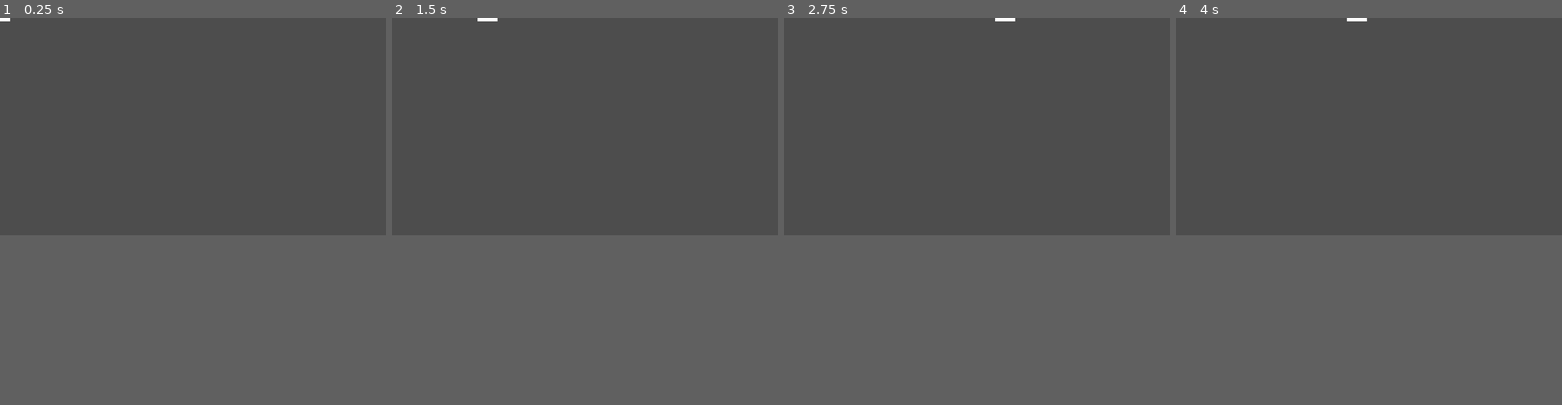
Above: before the commit, frames 1-4 (left to right).
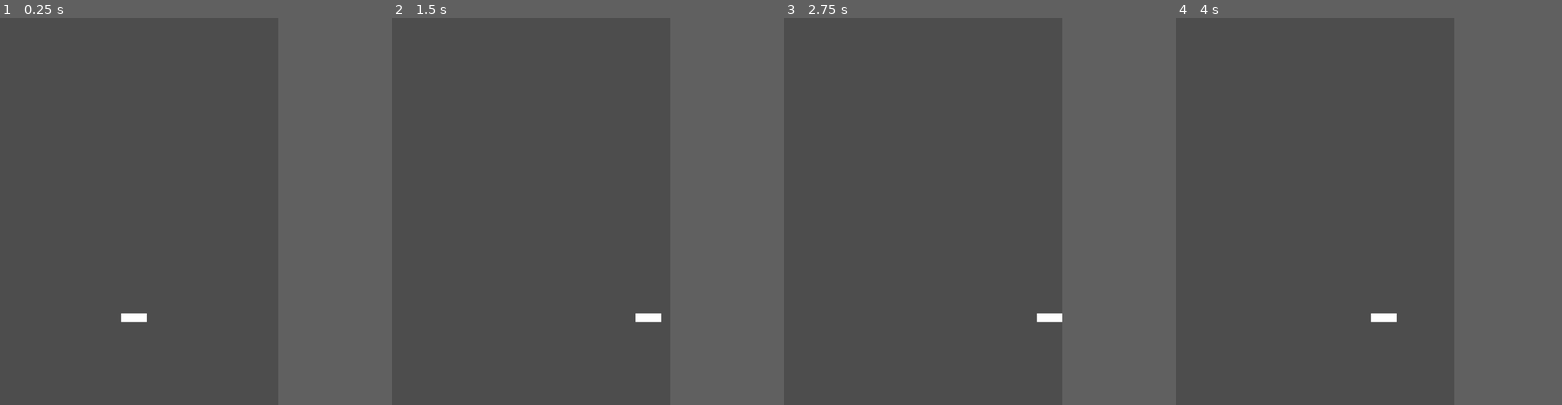
Above: after the commit, the same moments.

Repository: ProudFridge/Breakout
Game: Godot game, scene res://scenes/world/world.tscn
The game is run twice, just before and just after one commit, with the same random seed, the same clock (stepped at 60 frames per second) and the same inputs. Before the commit the project starts from res://scenes/paddle/paddle.tscn.
Inputs (mouse positions are in pixels of both pictures, inside the frame that each line leads up to):
- Up to frame 1 (0.25 s): no input
- Up to frame 2 (1.5 s): tap Enter at 0.5 s; move the mouse to (669, 114) at 0.52 s; hold D (move_right) 0.53-1.28 s; tap Alt at 0.6 s; click (669, 114) at 0.67 s; tap Space at 1.25 s; move the mouse to (507, 137) at 1.27 s; hold Down from 1.28 s (still down); tap Shift at 1.35 s
- Up to frame 3 (2.75 s): tap Enter at 2 s; move the mouse to (1015, 79) at 2.02 s; release Down at 2.03 s; hold D (move_right) from 2.03 s (still down); tap Alt at 2.1 s
- Up to frame 4 (4 s): tap Space at 2.75 s; move the mouse to (1349, 168) at 2.77 s; release D (move_right) at 2.78 s; hold Up 2.78-3.53 s; tap Shift at 2.85 s; click (1349, 168) at 2.92 s; tap Enter at 3.5 s; move the mouse to (1484, 157) at 3.52 s; hold A (move_left) from 3.53 s (still down); tap Alt at 3.6 s
In our replay, the window is 799x449 before the commit and 576x800 after it. These sizes can differ from the game's own. Grey fills any space a smaller window leaves; there, only what the larger window draws over its background counts as a difference.

The runs differ from the first frame. In frame 1, 0.2% of the frame differs, in the area x 0-39%, y 0-79%; in frame 2, 0.2%; in frame 3, 0.2%; in frame 4, 0.2%, in the area x 44-58%, y 0-79%.

Commit message:
Add world scene

Diff:
--- a/project.godot
+++ b/project.godot
@@ -11,7 +11,7 @@
 [application]
 
 config/name="Breakout"
-run/main_scene="uid://cvstwnwbs75xl"
+run/main_scene="uid://cp5wos6f3udvx"
 config/features=PackedStringArray("4.6", "Forward Plus")
 config/icon="res://icon.svg"
 
@@ -19,6 +19,11 @@
 
 gdscript/warnings/untyped_declaration=2
 gdscript/warnings/inferred_declaration=2
+
+[display]
+
+window/size/viewport_width=648
+window/size/viewport_height=900
 
 [editor_plugins]
 
--- a/scenes/paddle/paddle.gd
+++ b/scenes/paddle/paddle.gd
@@ -4,7 +4,6 @@
 
 func _physics_process(delta: float) -> void:
 	# Get the input direction and handle the movement/deceleration.
-	# As good practice, you should replace UI actions with custom gameplay actions.
 	var direction: float= Input.get_axis("move_left", "move_right")
 	if direction:
 		velocity.x = direction * SPEED
--- /dev/null
+++ b/scenes/world/world.tscn
@@ -0,0 +1,37 @@
+[gd_scene format=3 uid="uid://cp5wos6f3udvx"]
+
+[ext_resource type="PackedScene" uid="uid://cvstwnwbs75xl" path="res://scenes/paddle/paddle.tscn" id="1_dphjl"]
+
+[sub_resource type="WorldBoundaryShape2D" id="WorldBoundaryShape2D_sl2e5"]
+
+[sub_resource type="WorldBoundaryShape2D" id="WorldBoundaryShape2D_1fp7r"]
+
+[sub_resource type="WorldBoundaryShape2D" id="WorldBoundaryShape2D_6m72w"]
+
+[sub_resource type="WorldBoundaryShape2D" id="WorldBoundaryShape2D_v5dby"]
+
+[node name="World" type="Node2D" unique_id=1769071752]
+
+[node name="WorldBoundary" type="Node" parent="." unique_id=1687065296]
+
+[node name="Walls" type="StaticBody2D" parent="WorldBoundary" unique_id=780942343]
+
+[node name="LeftWall" type="CollisionShape2D" parent="WorldBoundary/Walls" unique_id=530927257]
+rotation = 1.5707964
+shape = SubResource("WorldBoundaryShape2D_sl2e5")
+
+[node name="RightWall" type="CollisionShape2D" parent="WorldBoundary/Walls" unique_id=1144154416]
+position = Vector2(649, 0)
+rotation = 4.712389
+shape = SubResource("WorldBoundaryShape2D_1fp7r")
+
+[node name="BottomWall" type="CollisionShape2D" parent="WorldBoundary/Walls" unique_id=1160666114]
+position = Vector2(0, 897)
+shape = SubResource("WorldBoundaryShape2D_6m72w")
+
+[node name="TopWall" type="CollisionShape2D" parent="WorldBoundary/Walls" unique_id=1526974870]
+rotation = -3.1415927
+shape = SubResource("WorldBoundaryShape2D_v5dby")
+
+[node name="Paddle" parent="." unique_id=274753157 instance=ExtResource("1_dphjl")]
+position = Vector2(312, 697)
